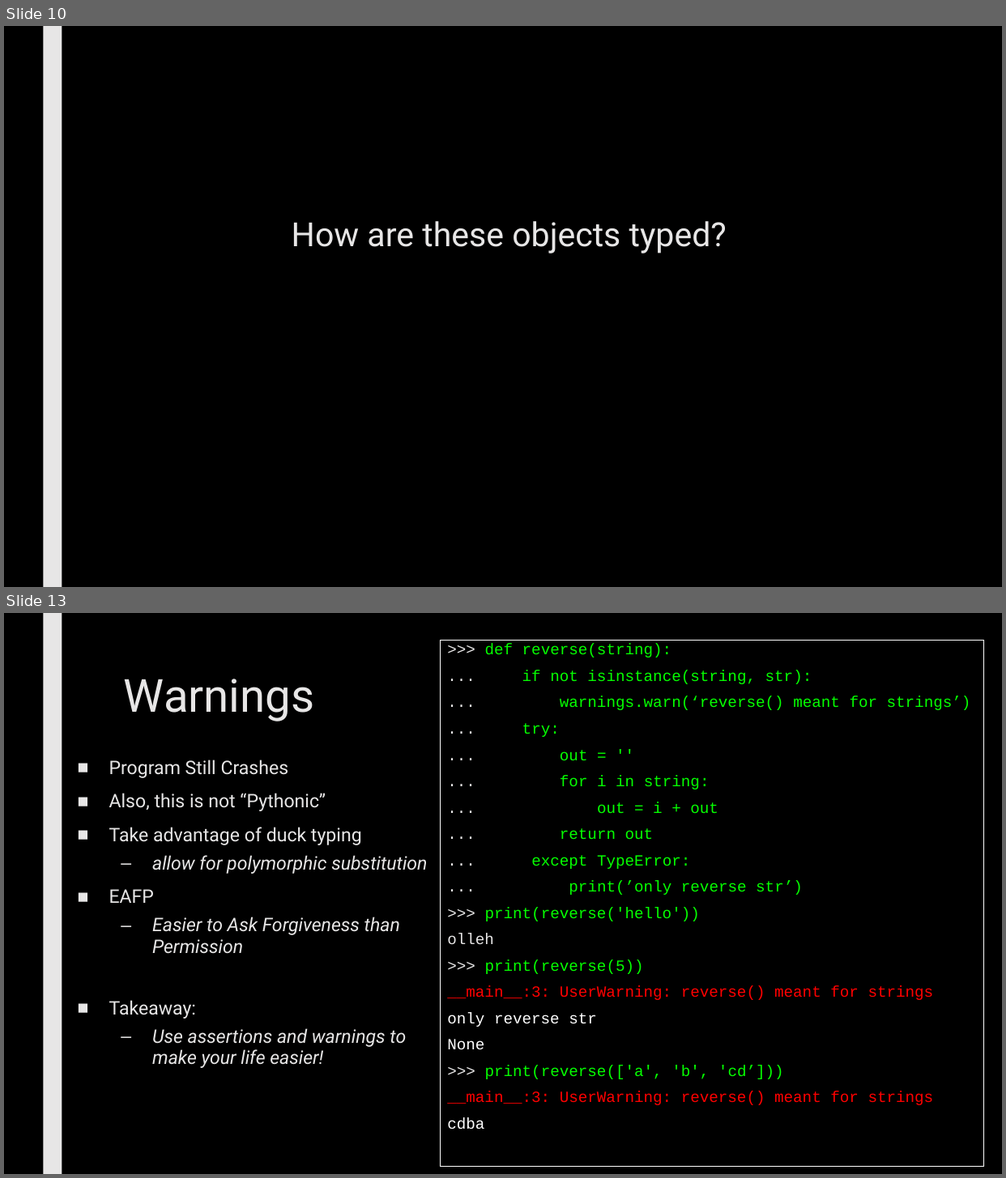
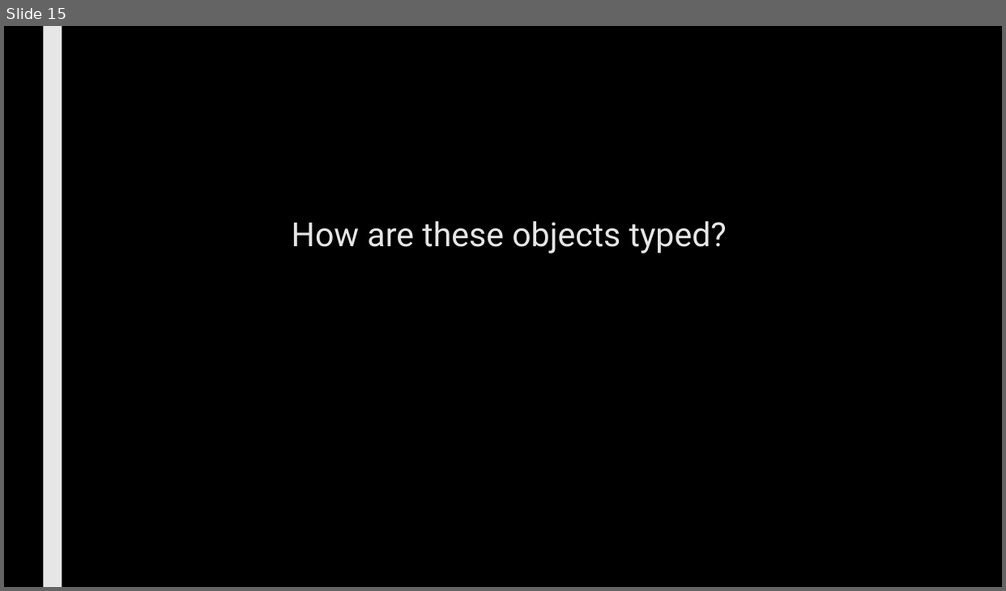
Before and after one commit to max7patek/metaprogramming, a slide deck: slides/00-OOPython.pptx. Shown one above the other, each under a label of ours: slides 10 and 13 before the commit, slide 15 after it; the slides between them are not shown. The pictures are 1006x1178 and 1006x591 pixels, drawn with LibreOffice and Linux fonts; fonts in the diff are those of the drawing. Boxes give left, top, right and bottom in pixels: in the first picture for what was removed or moved away, otherwise in the second. Text is boxed around its words. In the diff, an @@ line names an element or a change of style, - is before the commit and + after.

```diff
--- a/slides/00-OOPython.pptx
+++ b/slides/00-OOPython.pptx
@@ slide 13 removed at (4,613,1002,1174), background #000000; not listed: 1 template element that a slide beside it also shows @@
@@ rectangle removed at (440,640,984,1167) @@
->>> def reverse(string):
-... if not isinstance(string, str):
-... warnings.warn(‘reverse() meant for strings’)
-... try:
-... out = ''
-... for i in string:
-... out = i + out
-... return out
-... except TypeError:
-... print(’only reverse str’)
->>> print(reverse('hello'))
-olleh
->>> print(reverse(5))
-__main__:3: UserWarning: reverse() meant for strings
-only reverse str
-None
->>> print(reverse(['a', 'b', 'cd’]))
-__main__:3: UserWarning: reverse() meant for strings
-cdba
@@ title removed at (124,679,315,722) @@
-Warnings
@@ text removed at (109,760,427,1068) @@
-■ Program Still Crashes
-■ Also, this is not “Pythonic”
-■ Take advantage of duck typing
-  – allow for polymorphic substitution
-■ EAFP
-  – Easier to Ask Forgiveness than Permission
-■ Takeaway:
-  – Use assertions and warnings to make your life easier!
@@ what was slide 10 is now slide 15 @@
```
Also in this commit, not shown: 8 slides changed, 1 slide added, 1 other slide removed.
